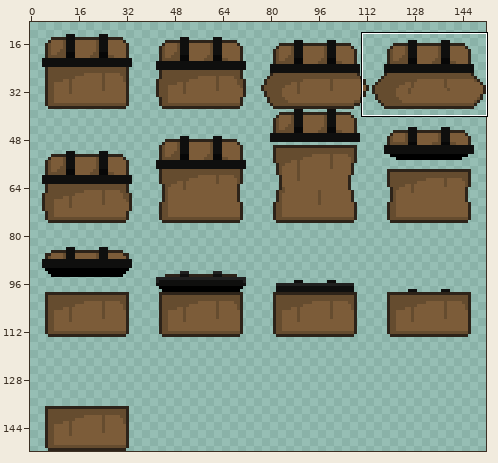
Two states of a sprite sheet, Slime in maze (update)/작업소/보물상자.png. The picture above shows the old version from afar; the outline marks the close-up.
Close-up. Before:
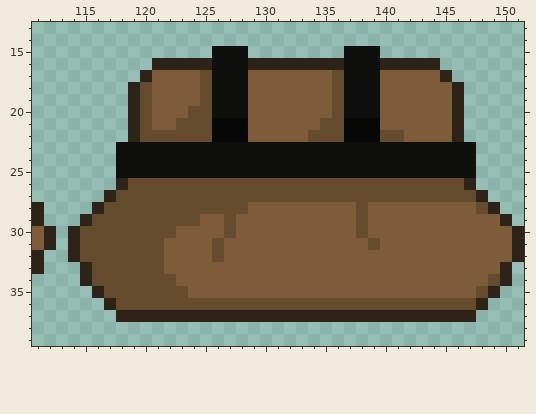
The file is 152x152 pixels. Shown: x 111..151, y 13..39. The wide view leaves out empty margins.
New version:
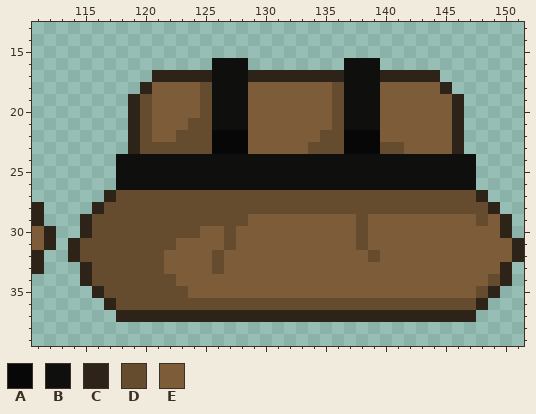
Palette (. is transparent): A #070707  B #0f0f0e  C #2d2319  D #654c2f  E #7c5c39
From the commit log: 보물상자 수정
What changed:
{"y":15,"x":126,"old":"BBB","new":"..."}
{"y":15,"x":137,"old":"BBB","new":"..."}
{"y":16,"x":121,"old":"CCCCC","new":"....."}
{"y":16,"x":129,"old":"CCCCCCCC","new":"........"}
{"y":16,"x":140,"old":"CCCCC","new":"....."}
{"y":17,"x":120,"old":"CEEEED","new":".CCCCC"}
{"y":17,"x":129,"old":"EEEEEEED","new":"CCCCCCCC"}
{"y":17,"x":140,"old":"EEEEEC","new":"CCCCC."}
{"y":18,"x":119,"old":"CD","new":".C"}
{"y":18,"x":145,"old":"EC","new":"C."}
{"y":20,"x":124,"old":"D","new":"E"}
{"y":21,"x":123,"old":"D","new":"E"}
{"y":21,"x":126,"old":"AAA","new":"BBB"}
{"y":21,"x":135,"old":"D","new":"E"}
{"y":21,"x":137,"old":"AAA","new":"BBB"}
{"y":22,"x":121,"old":"DD","new":"EE"}
{"y":22,"x":134,"old":"D","new":"E"}
{"y":22,"x":140,"old":"DD","new":"EE"}
{"y":23,"x":118,"old":"BBBBBBBBBBBBBBBBBBBBBBBBBBBBBB","new":".CDDDDDDAAAEEEEEDDDAAADDEEEEC."}
{"y":26,"x":118,"old":"CDDDDDDDDDDDDDDDDDDDDDDDDDDDDC","new":"BBBBBBBBBBBBBBBBBBBBBBBBBBBBBB"}
{"y":28,"x":129,"old":"EEEEEEEEE","new":"DDDDDDDDD"}
{"y":28,"x":139,"old":"EEEEEEEEE","new":"DDDDDDDDD"}
{"y":29,"x":125,"old":"EE","new":"DD"}
{"y":29,"x":128,"old":"E","new":"D"}
{"y":29,"x":148,"old":"E","new":"D"}
{"y":30,"x":114,"old":"CD","new":".C"}
{"y":30,"x":123,"old":"EE","new":"DD"}
{"y":30,"x":150,"old":"EC","new":"C."}
{"y":31,"x":122,"old":"E","new":"D"}
{"y":31,"x":126,"old":"DE","new":"ED"}
{"y":31,"x":138,"old":"ED","new":"DE"}
{"y":32,"x":139,"old":"E","new":"D"}
{"y":33,"x":126,"old":"E","new":"D"}
